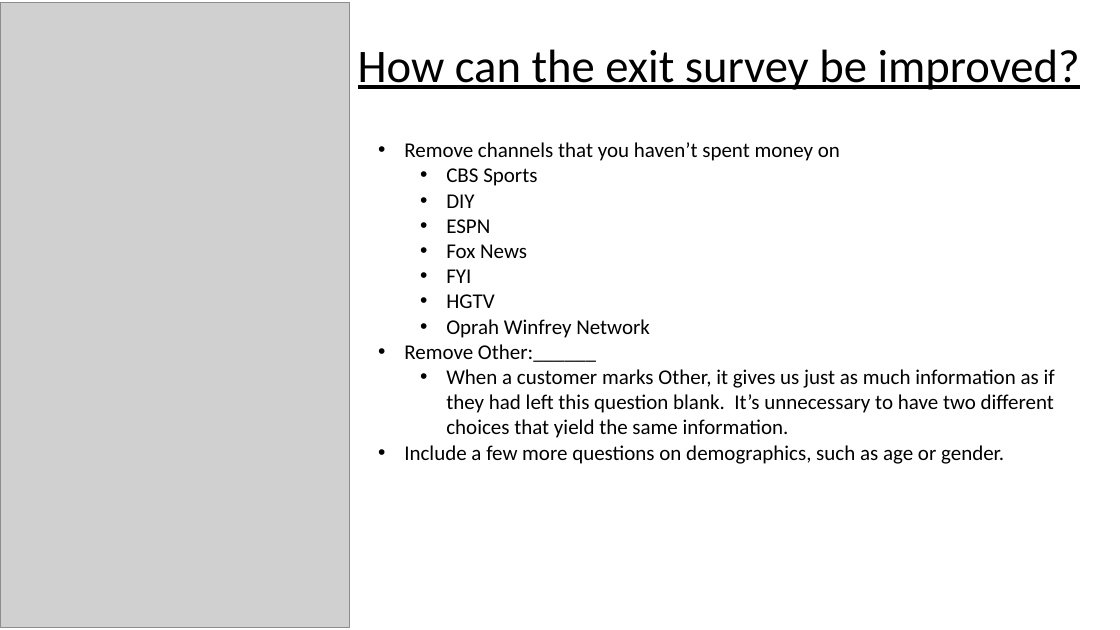
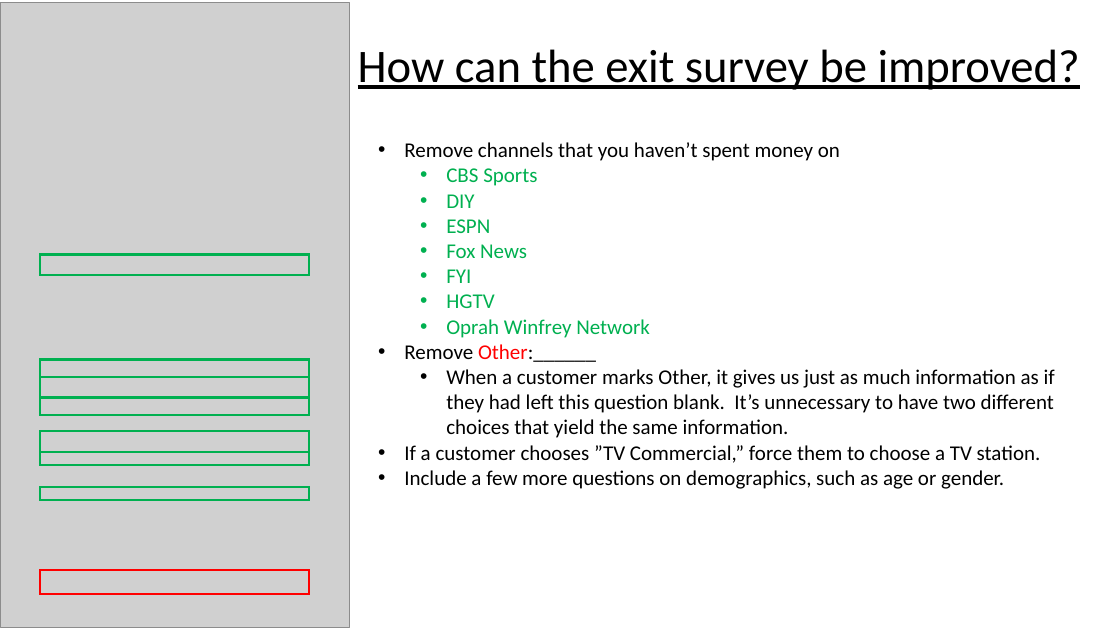
Before and after one commit to papir805/telepulse_ad_campaign_report, a slide deck: slide 20 of companyxyz_presentation.pptx. Drawn at 1120x630 pixels with LibreOffice and Linux fonts; fonts in the diff are those of the drawing; grey boxes stand for pictures. Boxes give left, top, right and bottom in pixels: in the first picture for what was removed or moved away, otherwise in the second. Text is boxed around its words. In the diff, an @@ line names an element or a change of style, - is before the commit and + after.

```diff
--- a/companyxyz_presentation.pptx
+++ b/companyxyz_presentation.pptx
@@ text at [404, 168, 650, 362]: text colour #000000 to #00B050 in "CBS Sports", "DIY", "ESPN", "Fox News" and 3 more places; text colour #000000 to #FF0000 in "Other:______" @@
@@ rectangle added at [40, 255, 309, 276], outline #00B050 2 pt @@
@@ rectangle added at [40, 360, 309, 377], outline #00B050 2 pt @@
@@ rectangle added at [40, 377, 309, 398], outline #00B050 2 pt @@
@@ rectangle added at [40, 397, 309, 415], outline #00B050 2 pt @@
@@ rectangle added at [40, 431, 309, 452], outline #00B050 2 pt @@
@@ text at [404, 445, 1041, 463]: paragraph added @@
+• If a customer chooses ”TV Commercial,” force them to choose a TV station.
@@ rectangle added at [40, 452, 309, 465], outline #00B050 2 pt @@
@@ rectangle added at [40, 487, 309, 501], outline #00B050 2 pt @@
@@ rectangle added at [40, 571, 309, 594], outline #FF0000 2 pt @@
```
Also in this commit, not shown: 16 other slides changed, 1 slide added, 1 slide removed, 17 other files.
